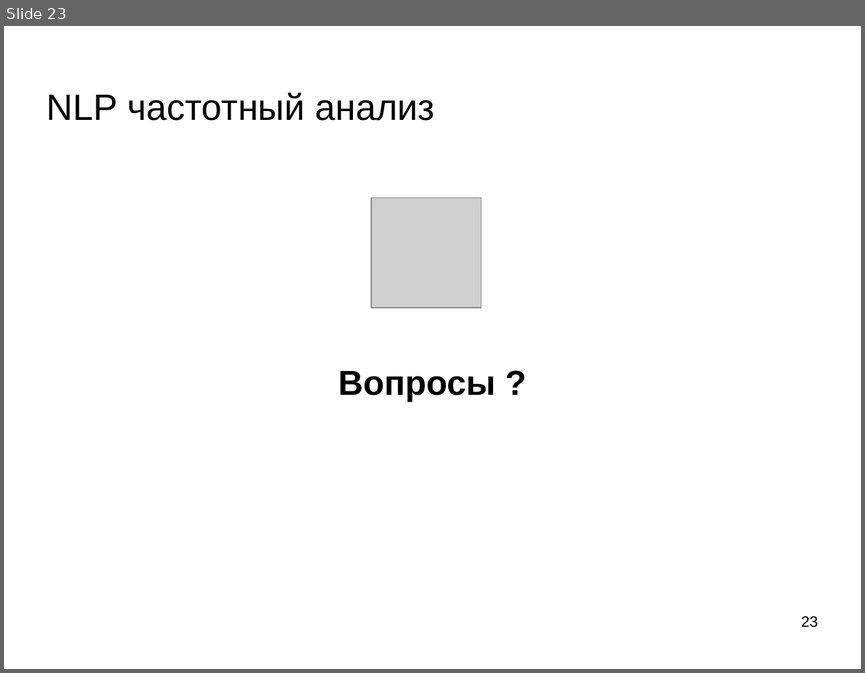
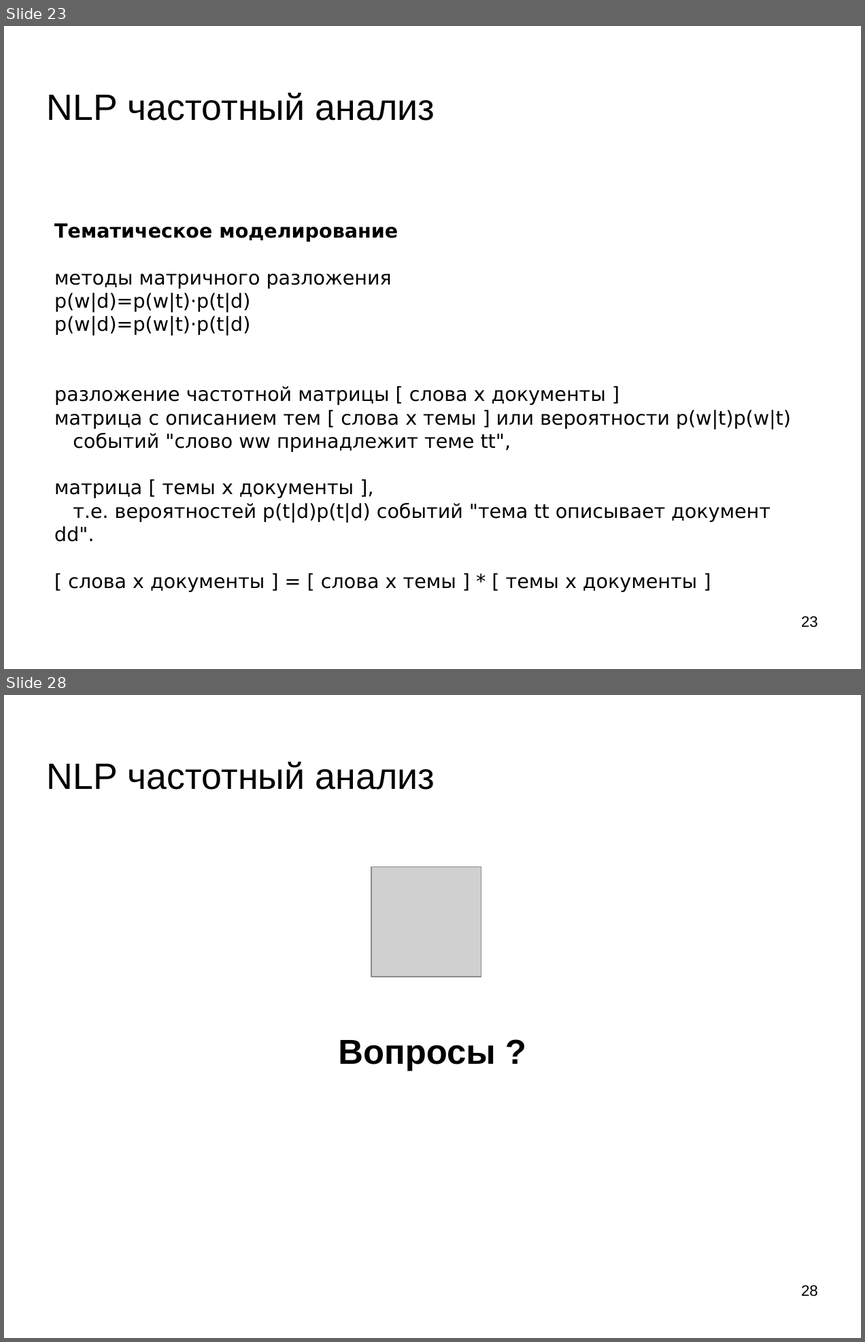
Before and after one commit to mechanoid5/ml_lectorium_legacy, a slide deck: 16-text-tfidf.odp. Shown one above the other, each under a label of ours: slide 23 before the commit, slides 23 and 28 after it; the slides between them are not shown. The pictures are 865x673 and 865x1342 pixels, drawn with LibreOffice and Linux fonts; fonts in the diff are those of the drawing; grey boxes stand for pictures; background and template pictures are left out. Boxes give left, top, right and bottom in pixels: in the first picture for what was removed or moved away, otherwise in the second. Text is boxed around its words. In the diff, an @@ line names an element or a change of style, - is before the commit and + after.

```diff
--- a/16-text-tfidf.odp
+++ b/16-text-tfidf.odp
@@ slide 23 added at <box>4,26,861,669</box>, background picture (left out) @@
@@ title added at <box>47,93,434,121</box>, 33.9 pt, text #000000 @@
+NLP частотный анализ
@@ text added at <box>54,223,791,592</box>, 18 pt, text #000000 @@
+Тематическое моделирование
+методы матричного разложения
+p(w|d)=p(w|t)⋅p(t|d)
+p(w|d)=p(w|t)⋅p(t|d)
+разложение частотной матрицы [ слова x документы ]
+матрица с описанием тем [ слова х темы ] или вероятности p(w|t)p(w|t)
+событий "слово ww принадлежит теме tt",
+матрица [ темы х документы ],
+т.е. вероятностей p(t|d)p(t|d) событий "тема tt описывает документ dd".
+[ слова x документы ] = [ слова х темы ] * [ темы х документы ]
@@ page number added at <box>801,616,818,627</box>, 14 pt, text #000000 @@
+23
@@ what was slide 23 is now slide 28 @@
@@ page number at <box>801,1285,818,1296</box>: text changed @@
-23
+28
```
Also in this commit, not shown: 1 slide changed, 4 other slides added, 2 other files.
